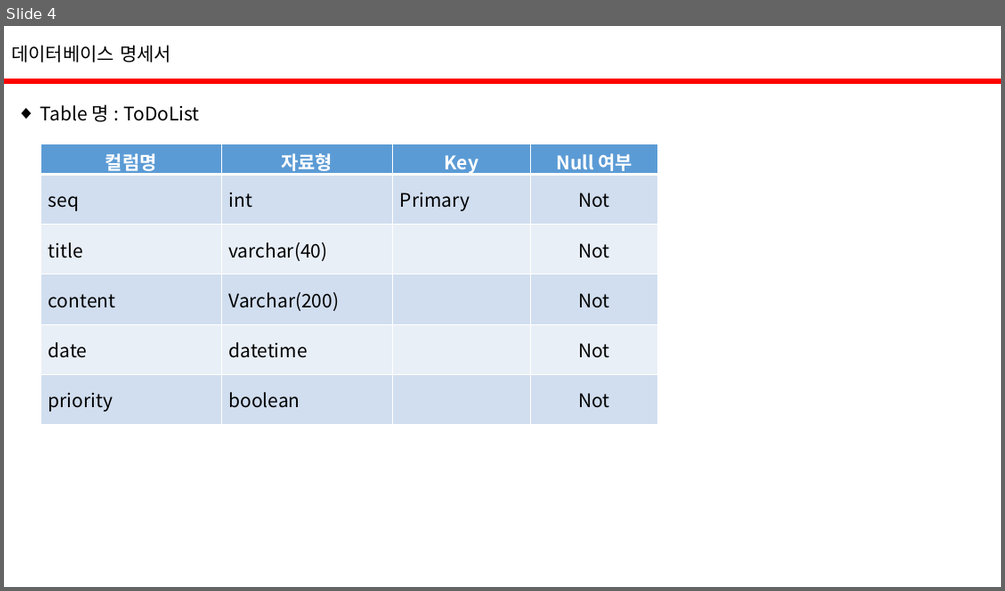
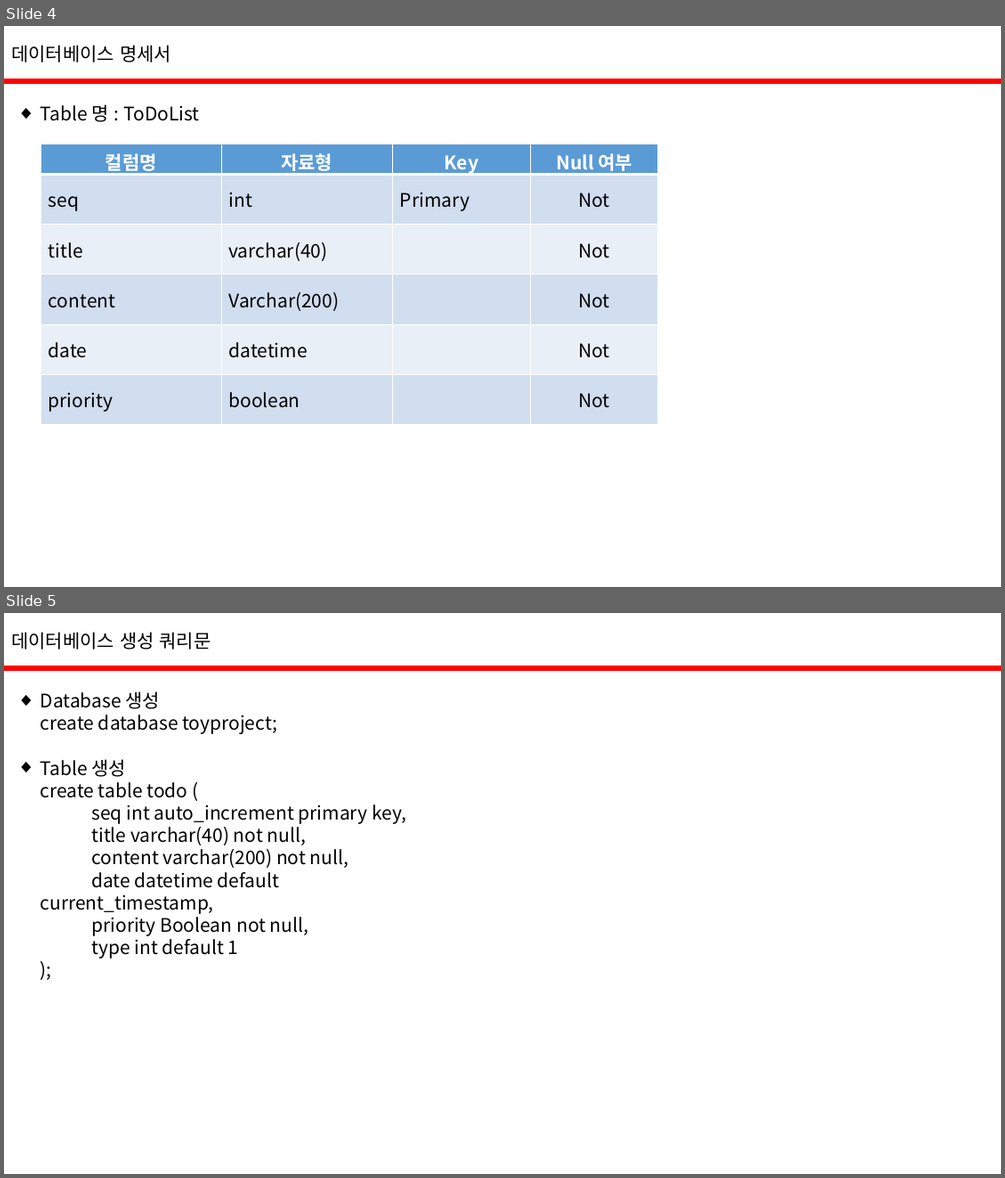
Before and after one commit to qudgns200/Toy_01_ToDoList, a slide deck: ToDoList 명세서.pptx. Shown one above the other, each under a label of ours: slide 4 before the commit, slides 4 and 5 after it. The pictures are 1005x591 and 1005x1178 pixels, drawn with LibreOffice and Linux fonts; fonts in the diff are those of the drawing. Boxes give left, top, right and bottom in pixels: in the first picture for what was removed or moved away, otherwise in the second. Text is boxed around its words. In the diff, an @@ line names an element or a change of style, - is before the commit and + after.

```diff
--- a/ToDoList 명세서.pptx
+++ b/ToDoList 명세서.pptx
@@ slide 5 added at (x1=4, y1=613, x2=1001, y2=1174), background #FFFFFF @@
@@ text added at (x1=11, y1=632, x2=211, y2=649), 18 pt, text #000000 @@
+데이터베이스 생성 쿼리문
@@ rectangle added at (x1=4, y1=666, x2=1001, y2=670), fill #FF0000, outline #FF0000 1 pt @@
@@ text added at (x1=40, y1=691, x2=406, y2=958), 18 pt, text #000000 @@
+◆ Database 생성
+  create database toyproject;
+◆ Table 생성
+  create table todo (
+  seq int auto_increment primary key,
+  title varchar(40) not null,
+  content varchar(200) not null,
+  date datetime default current_timestamp,
+  priority Boolean not null,
+  type int default 1
+  );
```
Also in this commit, not shown: 1 slide removed, 11 other files.
